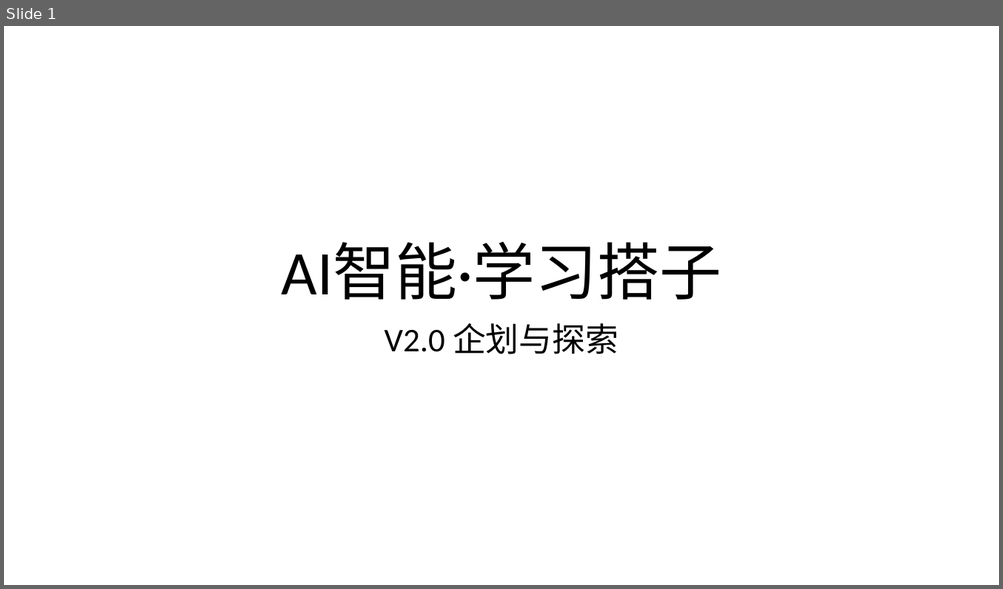
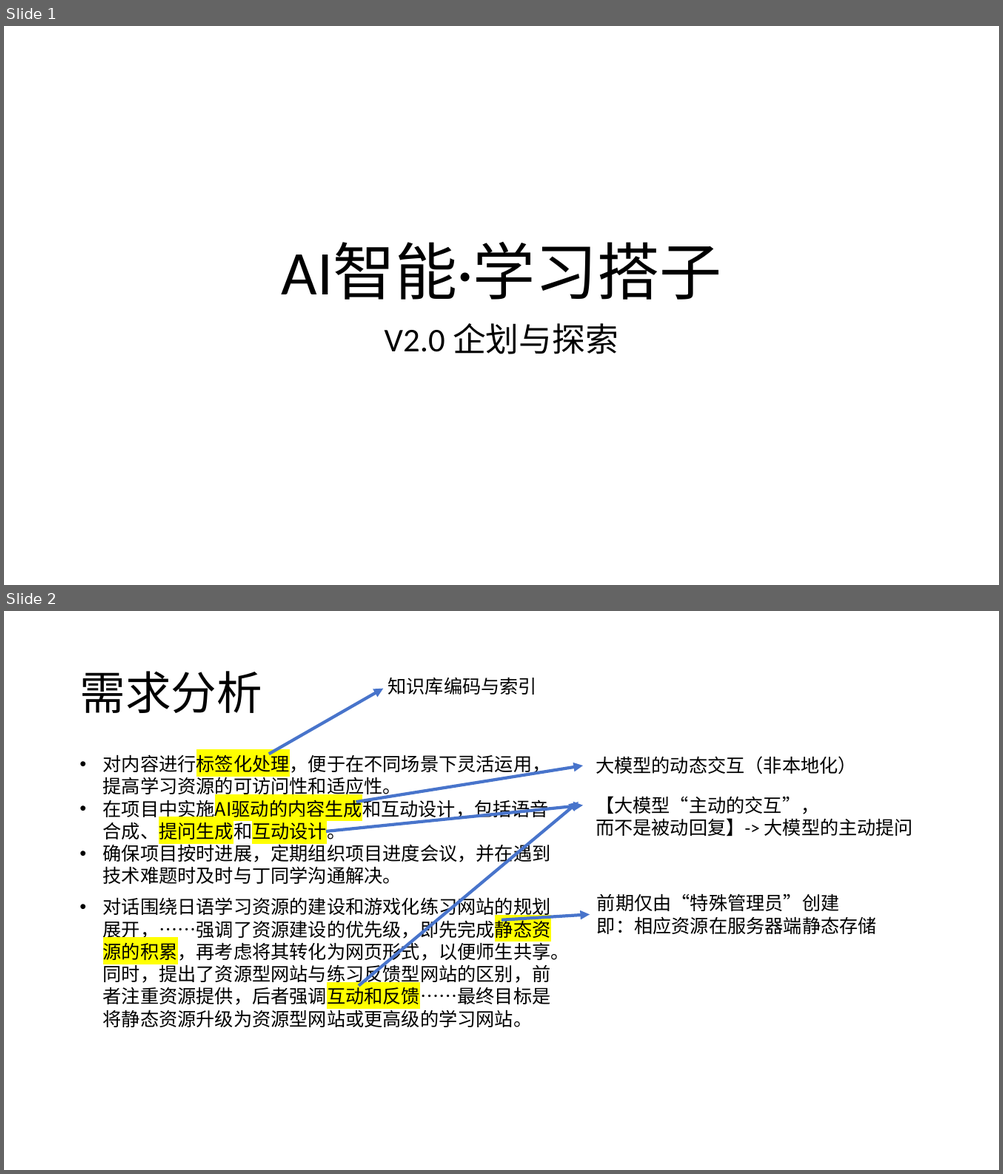
Before and after one commit to C32-SoundTech/SoundTech, a slide deck: docs/20251023-汇报/20251023-汇报.pptx. Shown one above the other, each under a label of ours: slide 1 before the commit, slides 1 and 2 after it. The pictures are 1003x589 and 1003x1174 pixels, drawn with LibreOffice and Linux fonts; fonts in the diff are those of the drawing. Boxes give left, top, right and bottom in pixels: in the first picture for what was removed or moved away, otherwise in the second. Text is boxed around its words. In the diff, an @@ line names an element or a change of style, - is before the commit and + after.

```diff
--- a/docs/20251023-汇报/20251023-汇报.pptx
+++ b/docs/20251023-汇报/20251023-汇报.pptx
@@ slide 2 added at <box>4,611,999,1170</box>, background #FFFFFF @@
@@ title added at <box>79,671,262,713</box>, 44 pt, text #000000 @@
+需求分析
@@ text added at <box>388,677,538,695</box>, 18 pt, text #000000 @@
+知识库编码与索引
@@ arrow added from (269, 755) to (383, 689), #4874CB 3 pt @@
@@ text added at <box>103,752,551,884</box>, 18 pt, text #000000 @@
+• 对内容进行标签化处理，便于在不同场景下灵活运用，提高学习资源的可访问性和适应性。
+• 在项目中实施AI驱动的内容生成和互动设计，包括语音合成、提问生成和互动设计。
+• 确保项目按时进展，定期组织项目进度会议，并在遇到技术难题时及时与丁同学沟通解决。
@@ arrow added from (356, 802) to (583, 766), #4874CB 3 pt @@
@@ text added at <box>595,756,856,775</box>, 18 pt, text #000000 @@
+大模型的动态交互（非本地化）
@@ arrow added from (327, 832) to (583, 806), #4874CB 3 pt @@
@@ arrow added from (358, 986) to (578, 802), #4874CB 3 pt @@
@@ text added at <box>595,796,913,837</box>, 18 pt, text #000000 @@
+【大模型“主动的交互”，
+而不是被动回复】-> 大模型的主动提问
@@ text added at <box>103,895,569,1028</box>, 18 pt, text #000000 @@
+• 对话围绕日语学习资源的建设和游戏化练习网站的规划展开，……强调了资源建设的优先级，即先完成静态资源的积累，再考虑将其转化为网页形式，以便师生共享。同时，提出了资源型网站与练习反馈型网站的区别，前者注重资源提供，后者强调互动和反馈……最终目标是将静态资源升级为资源型网站或更高级的学习网站。
@@ text added at <box>597,894,876,934</box>, 18 pt, text #000000 @@
+前期仅由“特殊管理员”创建
+即：相应资源在服务器端静态存储
@@ arrow added from (502, 920) to (589, 914), #4874CB 3 pt @@
```
Also in this commit, not shown: 1 slide changed.
